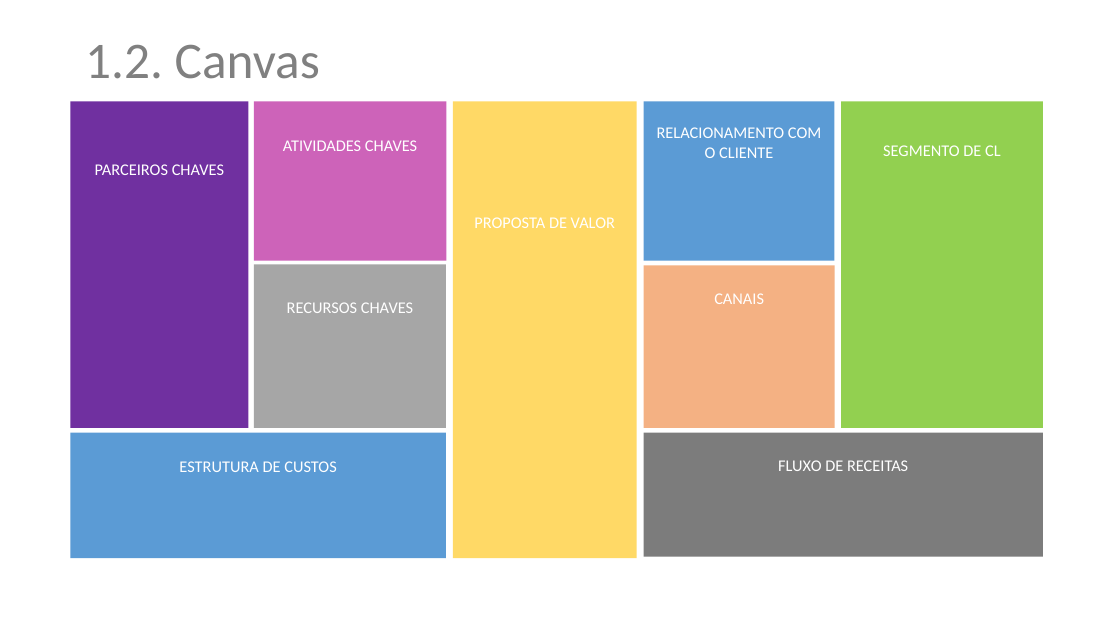
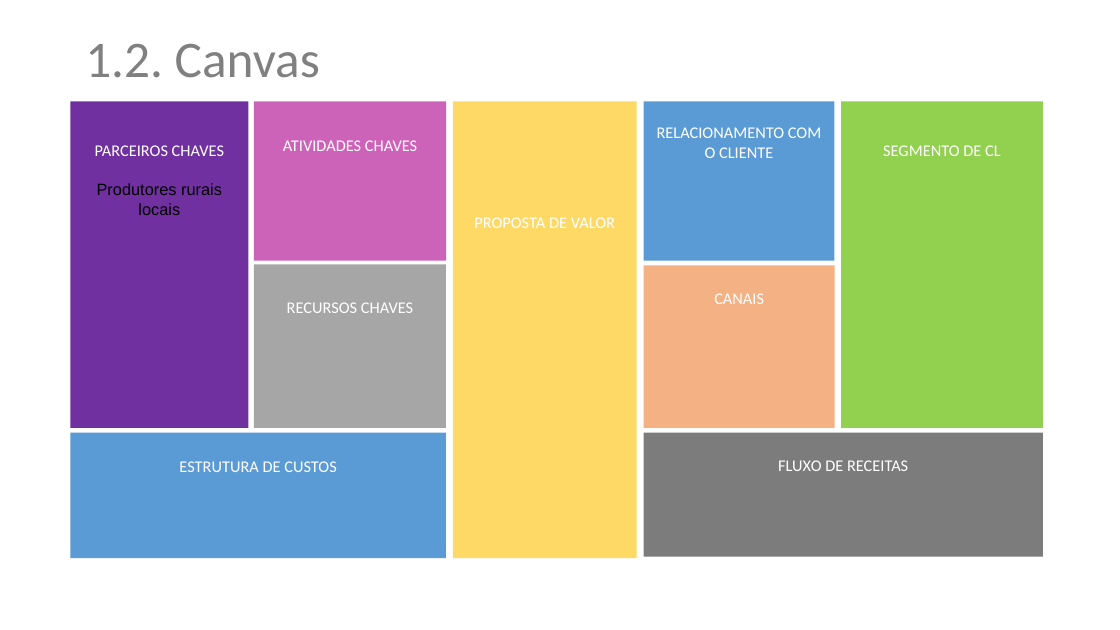
Before and after one commit to renatomarcio18081971/trabalhodeconclusao, a slide deck: slide 4 of plano-de-negocios-restaurante-tioto.pptx. Drawn at 1120x630 pixels with LibreOffice and Linux fonts; fonts in the diff are those of the drawing; background and template pictures are left out. Boxes give left, top, right and bottom in pixels: in the first picture for what was removed or moved away, otherwise in the second. Text is boxed around its words. In the diff, an @@ line names an element or a change of style, - is before the commit and + after.

```diff
--- a/plano-de-negocios-restaurante-tioto.pptx
+++ b/plano-de-negocios-restaurante-tioto.pptx
@@ text in rectangle at (x1=97, y1=183, x2=222, y2=215): paragraph added @@
+Produtores rurais locais
```
Also in this commit, not shown: 2 other slides changed, 1 other file.
